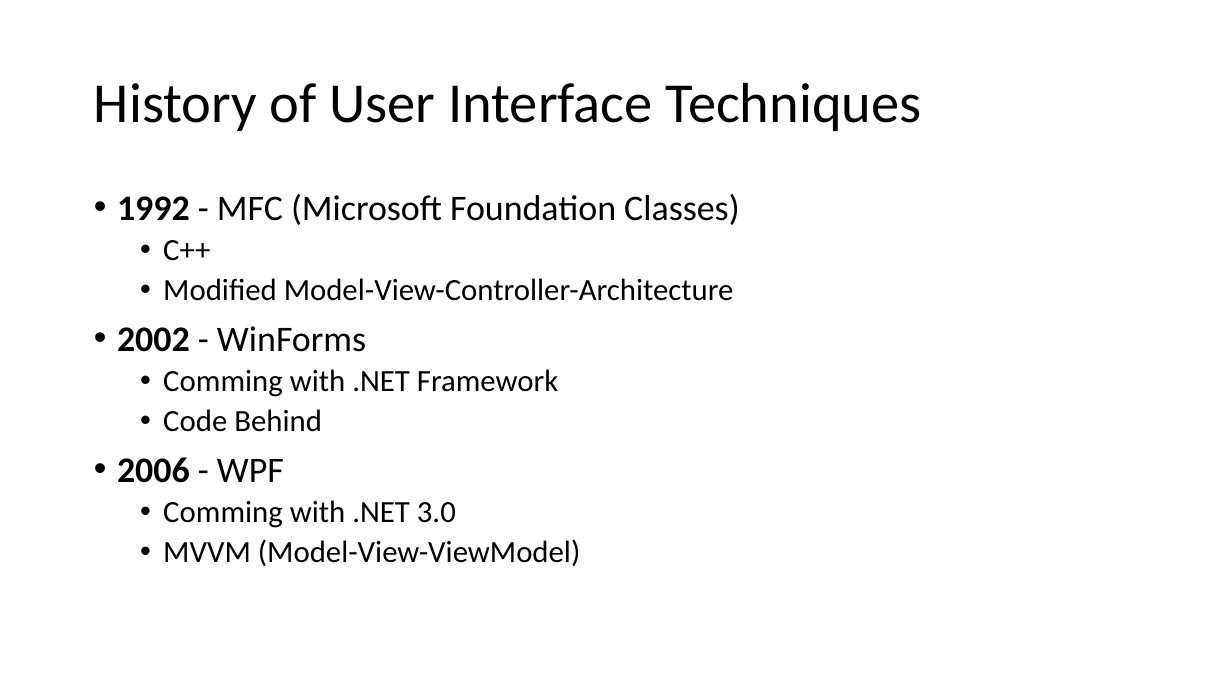
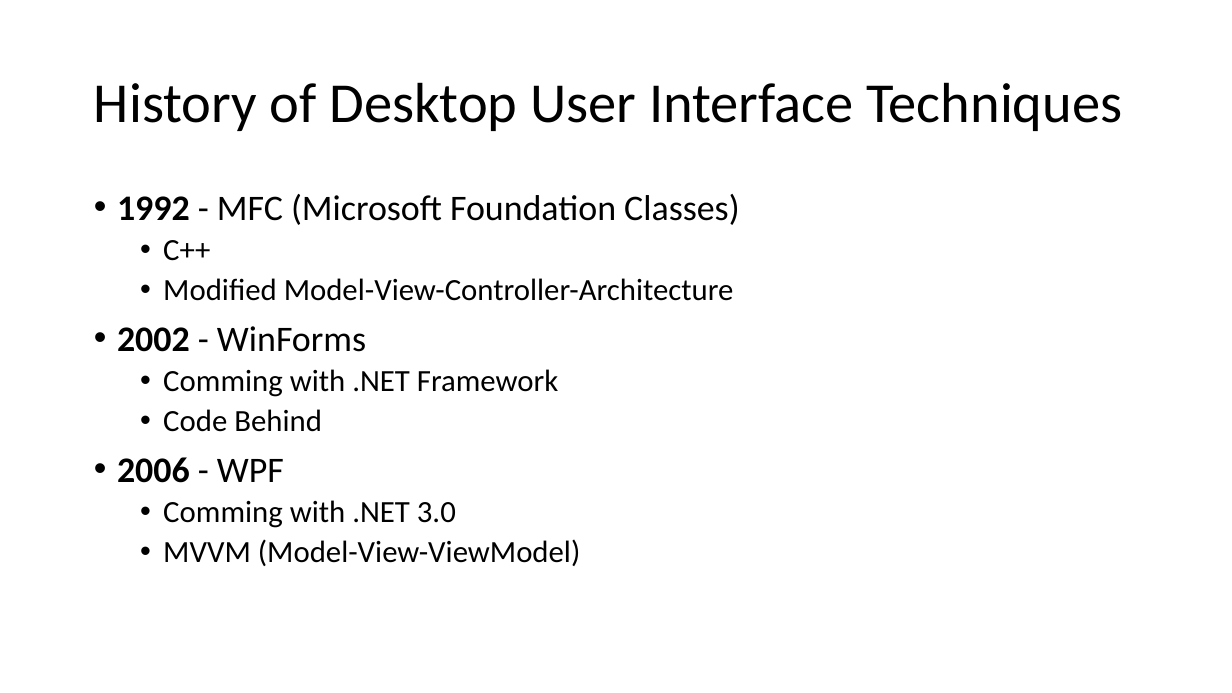
Before and after one commit to FrankPfattheicher/stonehenge.Chromely, a slide deck: slide 2 of stonehengeChromely.pptx. Drawn at 1232x693 pixels with LibreOffice and Linux fonts; fonts in the diff are those of the drawing. Boxes give left, top, right and bottom in pixels: in the first picture for what was removed or moved away, otherwise in the second. Text is boxed around its words. In the diff, an @@ line names an element or a change of style, - is before the commit and + after.

```diff
--- a/stonehengeChromely.pptx
+++ b/stonehengeChromely.pptx
@@ title at (94, 82, 1122, 131): text changed @@
-History of User Interface Techniques
+History of Desktop User Interface Techniques
```
Also in this commit, not shown: 11 other slides changed, 1 slide added.
